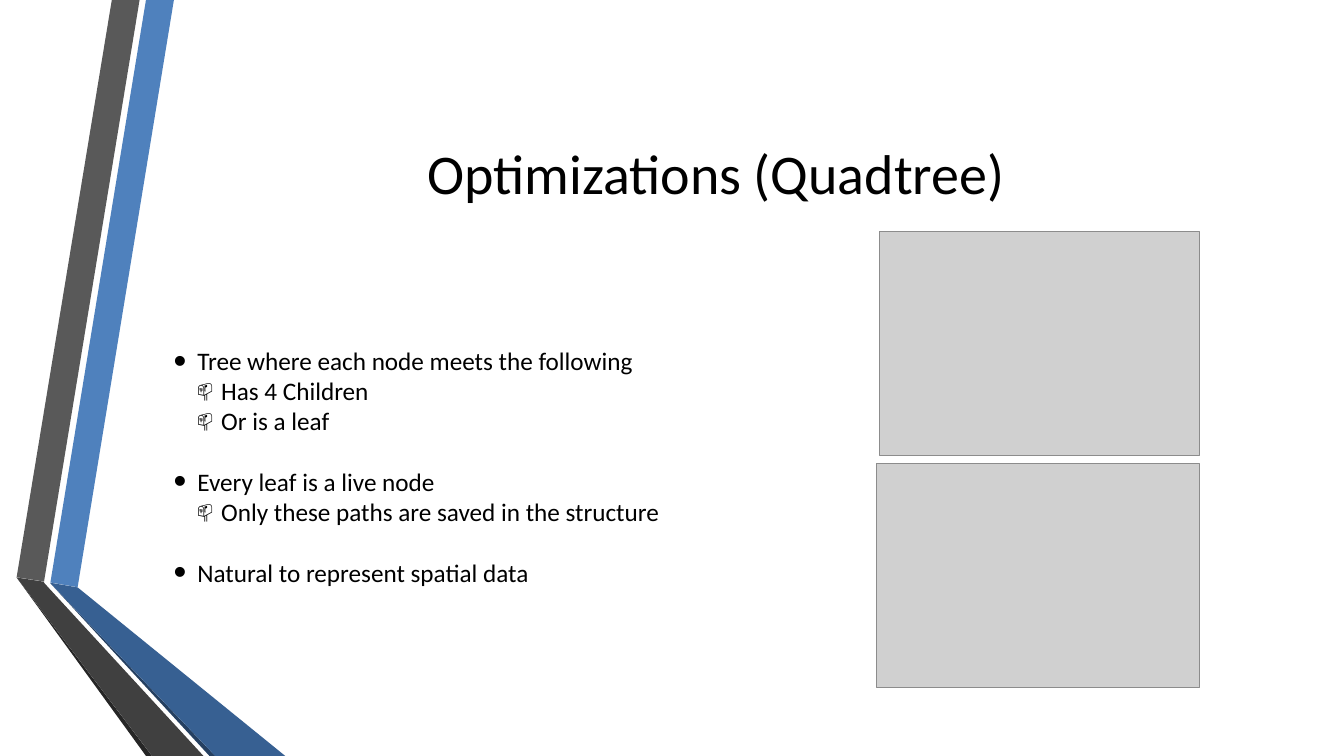
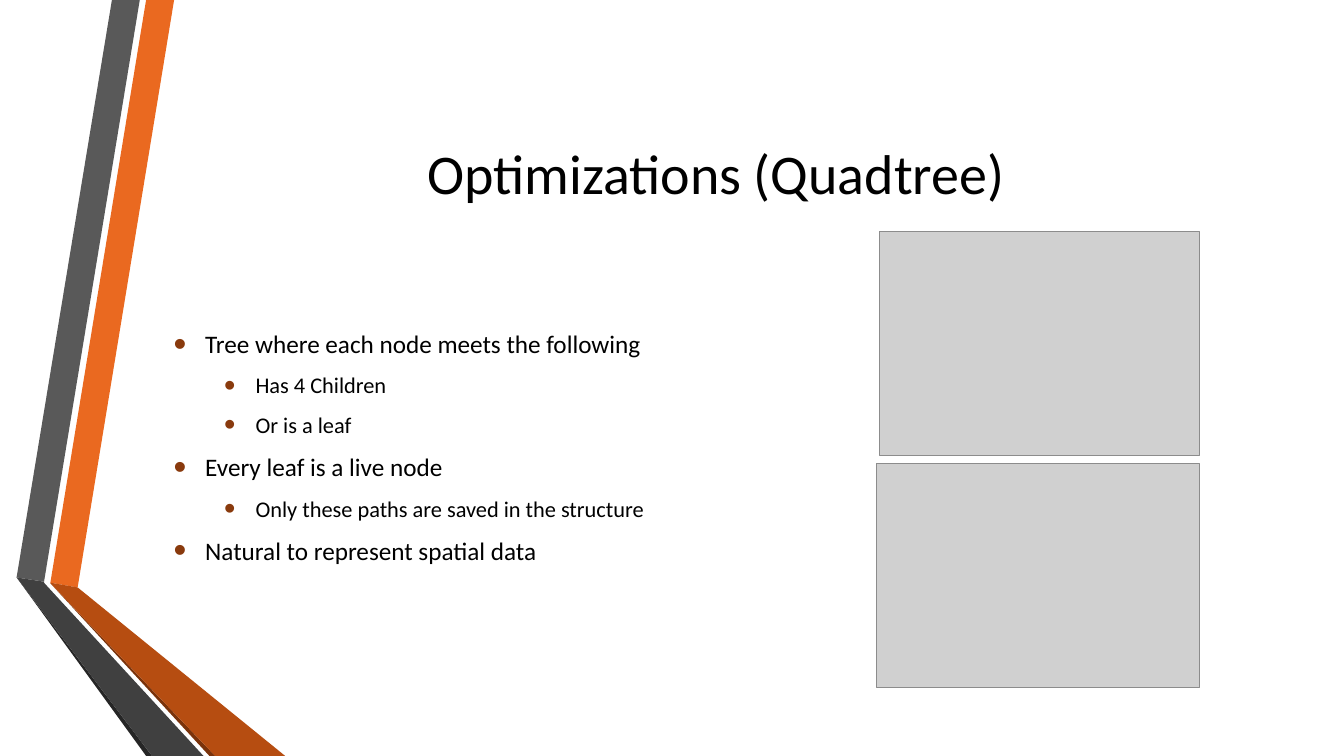
Before and after one commit to eweill/ConwayGameOfLife, a slide deck: slide 6 of presentation/ConwayGameOfLife.pptx. Drawn at 1344x756 pixels with LibreOffice and Linux fonts; fonts in the diff are those of the drawing; grey boxes stand for pictures; background and template pictures are left out. Boxes give left, top, right and bottom in pixels: in the first picture for what was removed or moved away, otherwise in the second. Text is boxed around its words. In the diff, an @@ line names an element or a change of style, - is before the commit and + after.

```diff
--- a/presentation/ConwayGameOfLife.pptx
+++ b/presentation/ConwayGameOfLife.pptx
@@ freeform shape at <box>50,0,174,588</box>: fill #4F81BD to #EA6920; outline redrawn @@
@@ text "Tree where each node meets ..." at <box>205,335,644,564</box>: size 18 to 16 pt in "Has 4 Children", "Or is a leaf", "Only these paths are saved in the ..."; indent changed; more space between paragraphs; bullet 📫 to • @@
@@ outline redrawn in 3 elements at <box>16,0,139,582</box>, <box>16,578,151,756</box>, <box>16,578,203,756</box> @@
@@ freeform shape at <box>50,584,216,756</box>: fill #254061 to #7A330B; outline redrawn @@
@@ freeform shape at <box>50,583,285,756</box>: fill #376092 to #B64D11; outline redrawn @@
```
Also in this commit, not shown: 8 other slides changed, 14 other files.
